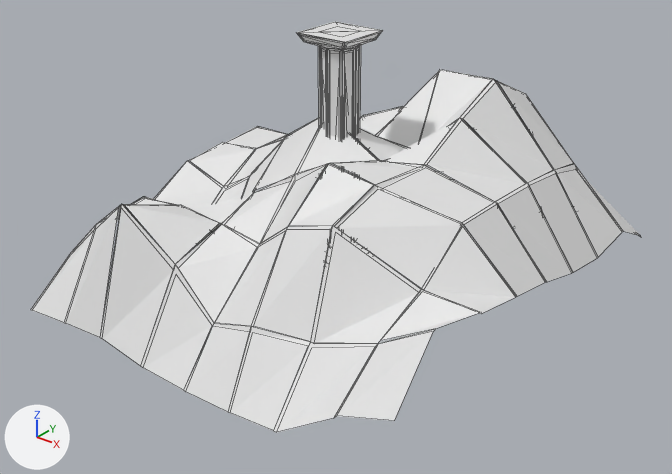
The Blender file plugins_default/vaporwaveblocks/src/vaporwave.blend as it was, and as the next commit left it.
Before and after are seen from a 50 mm lens placed at (9.38, -11.83, 7.1), pointed at (0.14, -0.28, -0.06). The axes (+X, +Y, +Z) are drawn at lower left. The lights are the same throughout. Mesh edges are drawn as thin lines. The same objects are shown in both versions, whatever each file hides.

The first picture shows 'vaporwave.Cube.015', 'vaporwave.hills1.none', 'vaporwave.pillar.aabb'.
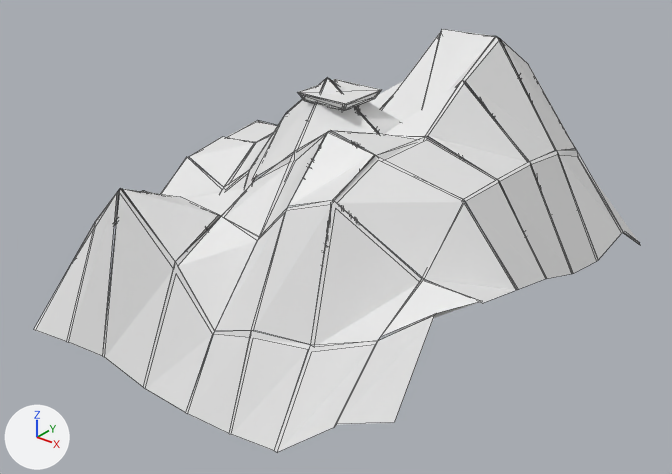
The change, as JSON lines over the scene's bpy script:
```json
{"block": "me_plane_015", "where": "me_plane_015.from_pydata(...)  # 448 vertices, 128 faces; spans x -4.01..4.03, y -3.98..4.32, z -1.4..2.49"}
{"block": "me_plane_015", "where": "# used by ob_vaporwave_hills1_none; location = (0.0, 0.0, 0.0)"}
{"block": "me_plane_015", "change": "me_plane_015 part 1: the whole mesh is scaled about the mesh origin by (1, 1, 1.3)"}
{"block": "me_vaporwave_untitled_001", "where": "# used by ob_vaporwave_pillar_aabb; location = (0.0, 0.0, 0.0)"}
{"op": "remove", "block": "me_vaporwave_untitled_001", "code": "me_vaporwave_untitled_001.from_pydata(...)  # 289 vertices, 252 faces; spans x -0.5..0.5, y -0.5..0.5, z -0.5..3.5"}
{"op": "add", "block": "me_vaporwave_untitled_001", "code": "me_vaporwave_untitled_001.from_pydata(...)  # 257 vertices, 220 faces; spans x -0.5..0.5, y -0.5..0.5, z -0.5..2.5"}
{"block": "me_vaporwave_untitled_001", "change": "me_vaporwave_untitled_001 part 2: the loose piece of 8 vertices spanning x -0.5..0.5, y -0.5..-0.42, z 3.35..3.5 is moved by (0.0, 0.0, -1.0)"}
{"block": "me_vaporwave_untitled_001", "change": "me_vaporwave_untitled_001 part 3: the loose piece of 4 vertices spanning x 0.44..0.48, y -0.43..0.43, z 3.39..3.46 is moved by (0.0, 0.0, -1.0)"}
{"block": "me_vaporwave_untitled_001", "change": "me_vaporwave_untitled_001 part 4: the loose piece of 8 vertices spanning x 0.42..0.5, y -0.5..0.5, z 3.35..3.5 is moved by (0.0, 0.0, -1.0)"}
{"block": "me_vaporwave_untitled_001", "change": "me_vaporwave_untitled_001 part 5: the loose piece of 4 vertices spanning x -0.43..0.43, y -0.48..-0.44, z 3.39..3.46 is moved by (0.0, 0.0, -1.0)"}
{"block": "me_vaporwave_untitled_001", "change": "me_vaporwave_untitled_001 part 6: the loose piece of 12 vertices spanning x -0.42..0.42, y -0.42..0.42, z 3.29..3.35 is moved by (0.0, 0.0, -1.0)"}
{"block": "me_vaporwave_untitled_001", "change": "me_vaporwave_untitled_001 part 7: the loose piece of 4 vertices spanning x -0.5..0.5, y -0.5..0.5, z 3.5 is moved by (0.0, 0.0, -1.0)"}
{"block": "me_vaporwave_untitled_001", "change": "me_vaporwave_untitled_001 part 8: 16 vertices moved from x -0.31..0.31, y -0.31..0.31, z -0.25 to x -0.29..0.29, y -0.29..0.29, z -0.16; 97 vertices removed from x -0.32..0.32, y -0.32..0.32, z -0.21..3.29; 65 vertices added at x -0.32..0.32, y -0.32..0.32, z 2.16..2.29"}
```

What differs and where, as boxes (x1, y1, x2, y2) in the pictures (672 x 474 px; the box of a moved part takes in the faces that stretch with it):
```json
{"object": "vaporwave.hills1.none", "change": "mesh rescaled", "before": [31, 69, 641, 433], "after": [34, 29, 640, 453], "on screen": "16% taller"}
{"object": "vaporwave.pillar.aabb", "change": "reshaped", "before": [296, 21, 383, 252], "after": [298, 79, 382, 252], "on screen": "25% shorter"}
{"part": 2, "of": "me_vaporwave_untitled_001", "change": "moved or reshaped", "before": [296, 32, 345, 50], "after": [298, 92, 345, 111]}
{"part": 3, "of": "me_vaporwave_untitled_001", "change": "moved or reshaped", "before": [346, 33, 379, 47], "after": [346, 93, 377, 108]}
{"part": 4, "of": "me_vaporwave_untitled_001", "change": "moved or reshaped", "before": [344, 30, 383, 50], "after": [344, 89, 382, 110]}
{"part": 5, "of": "me_vaporwave_untitled_001", "change": "moved or reshaped", "before": [301, 35, 342, 47], "after": [302, 95, 342, 108]}
{"part": 6, "of": "me_vaporwave_untitled_001", "change": "moved or reshaped", "before": [307, 41, 370, 50], "after": [310, 100, 370, 110]}
{"part": 7, "of": "me_vaporwave_untitled_001", "change": "moved or reshaped", "before": [297, 21, 382, 42], "after": [299, 79, 381, 104]}
{"part": 8, "of": "me_vaporwave_untitled_001", "change": "moved or reshaped", "before": [321, 46, 359, 247], "after": [326, 107, 357, 240]}
```
